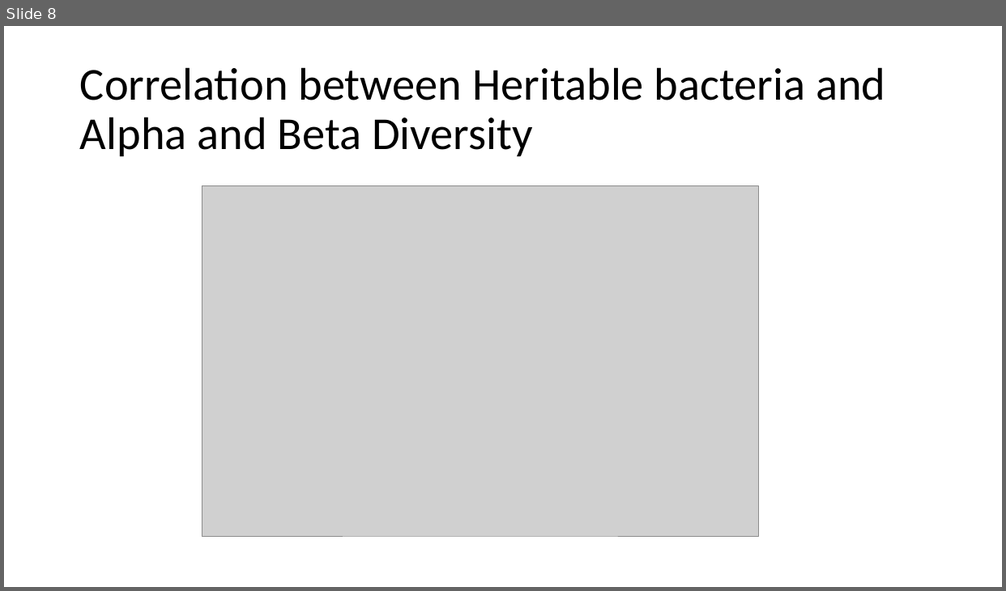
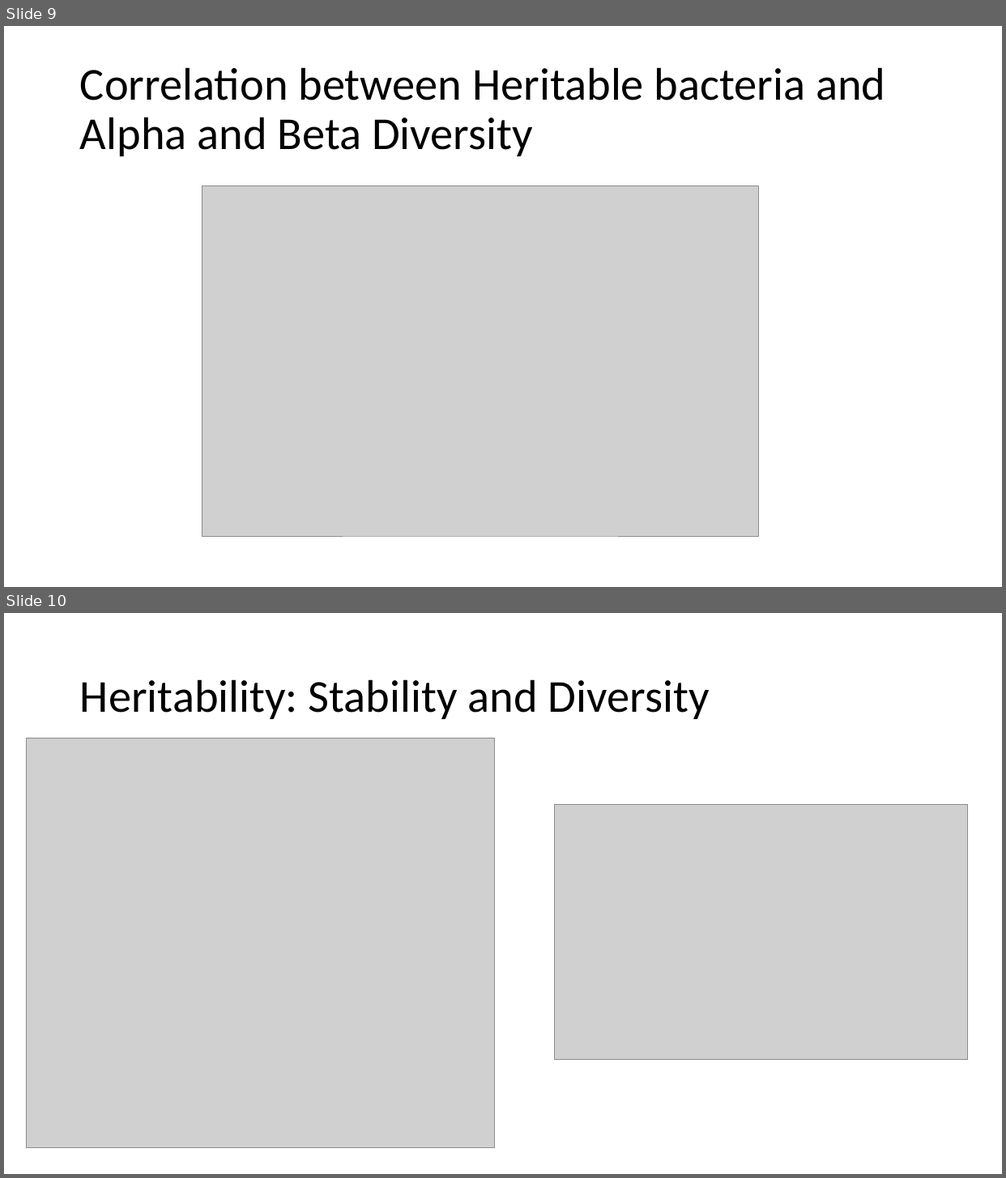
Before and after one commit to marcsze/SchlossLabPresentations, a slide deck: 2016_07_14/genetic_determinants_journal_club.pptx. Shown one above the other, each under a label of ours: slide 8 before the commit, slides 9 and 10 after it. The pictures are 1006x591 and 1006x1178 pixels, drawn with LibreOffice and Linux fonts; fonts in the diff are those of the drawing; grey boxes stand for pictures. Boxes give left, top, right and bottom in pixels: in the first picture for what was removed or moved away, otherwise in the second. Text is boxed around its words. In the diff, an @@ line names an element or a change of style, - is before the commit and + after.

```diff
--- a/2016_07_14/genetic_determinants_journal_club.pptx
+++ b/2016_07_14/genetic_determinants_journal_club.pptx
@@ slide 10 added at <box>4,613,1002,1174</box>, background #FFFFFF @@
@@ title added at <box>80,679,710,719</box>, 44 pt, text #000000 @@
+Heritability: Stability and Diversity
@@ picture added at <box>26,739,494,1148</box> @@
@@ picture added at <box>554,805,967,1060</box> @@
@@ what was slide 8 is now slide 9 @@
```
Also in this commit, not shown: 2 other slides added, 1 slide removed.
